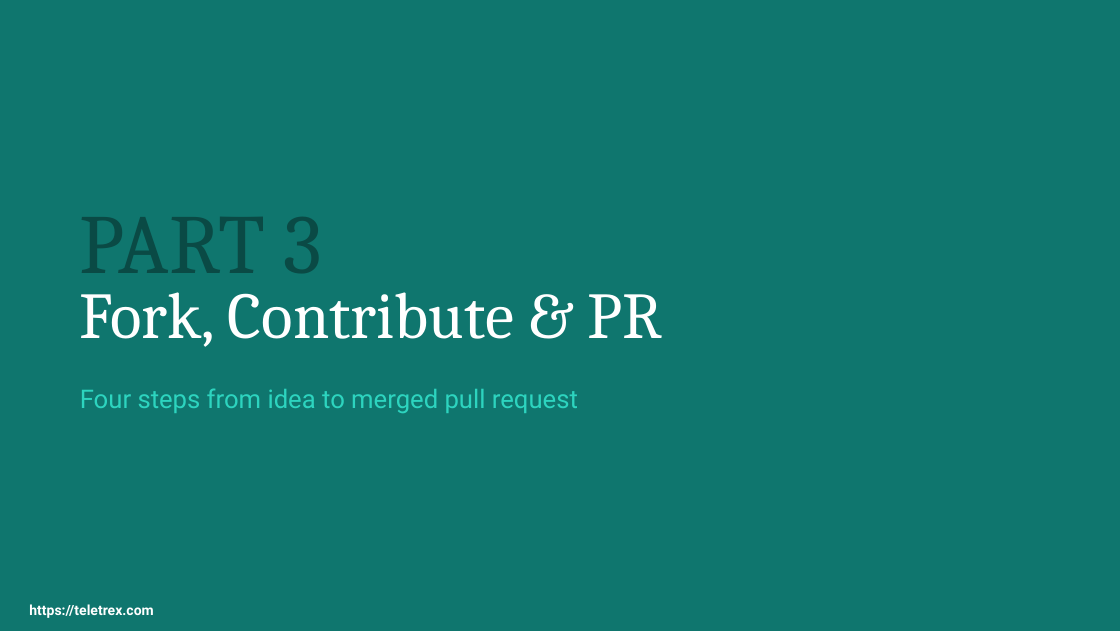
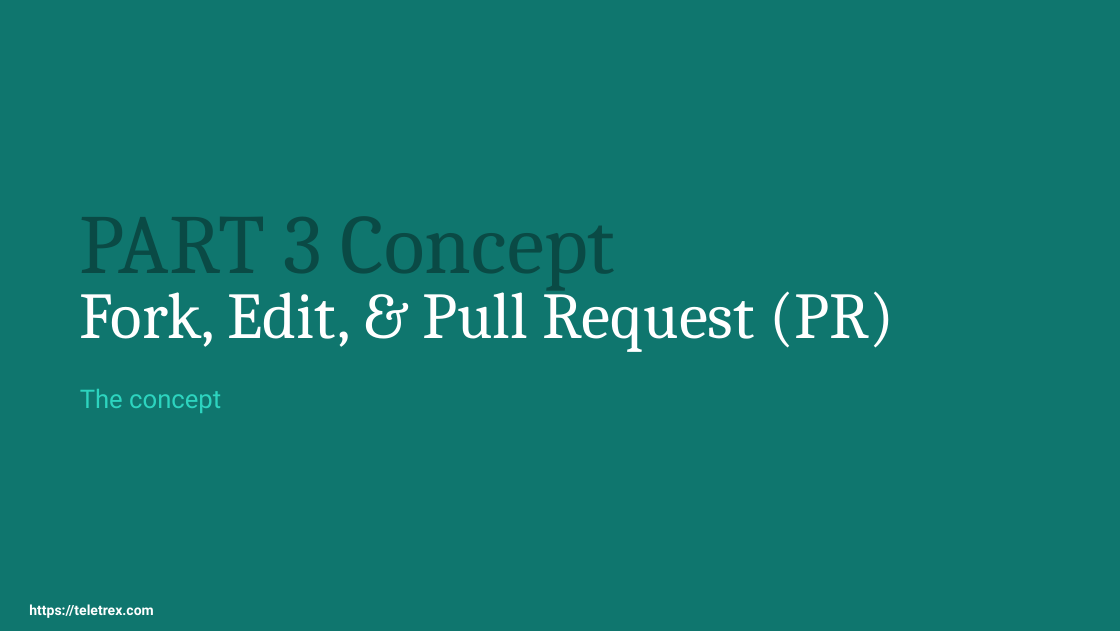
Before and after one commit to louisroehrs/github-pages-training, a slide deck: slide 23 of slides/GitHub-Pages-Training.pptx (slide 20 before the commit). Drawn at 1120x631 pixels with LibreOffice and Linux fonts; fonts in the diff are those of the drawing. Boxes give left, top, right and bottom in pixels: in the first picture for what was removed or moved away, otherwise in the second. Text is boxed around its words. In the diff, an @@ line names an element or a change of style, - is before the commit and + after.

```diff
--- a/slides/GitHub-Pages-Training.pptx
+++ b/slides/GitHub-Pages-Training.pptx
@@ text at <box>80,217,615,290</box>: text changed @@
-PART 3
+PART 3 Concept
@@ text at <box>80,278,894,352</box>: text changed @@
-Fork, Contribute & PR
+Fork, Edit, & Pull Request (PR)
@@ text at <box>80,389,221,413</box>: text changed @@
-Four steps from idea to merged pull request
+The concept
```
Also in this commit, not shown: 16 other slides changed, 13 slides added, 2 other files.
